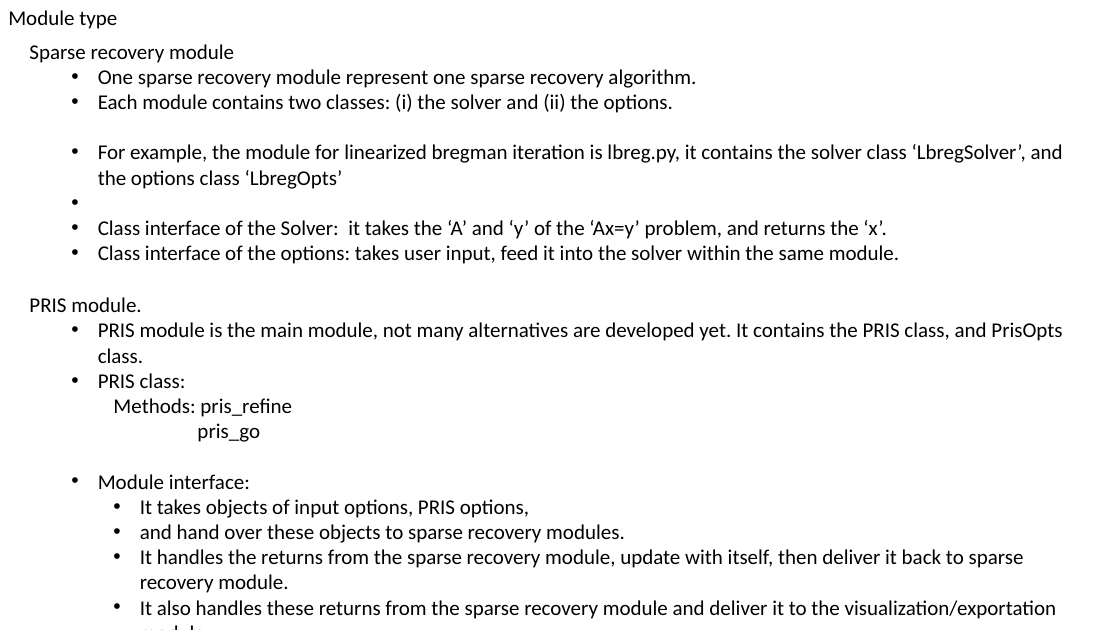
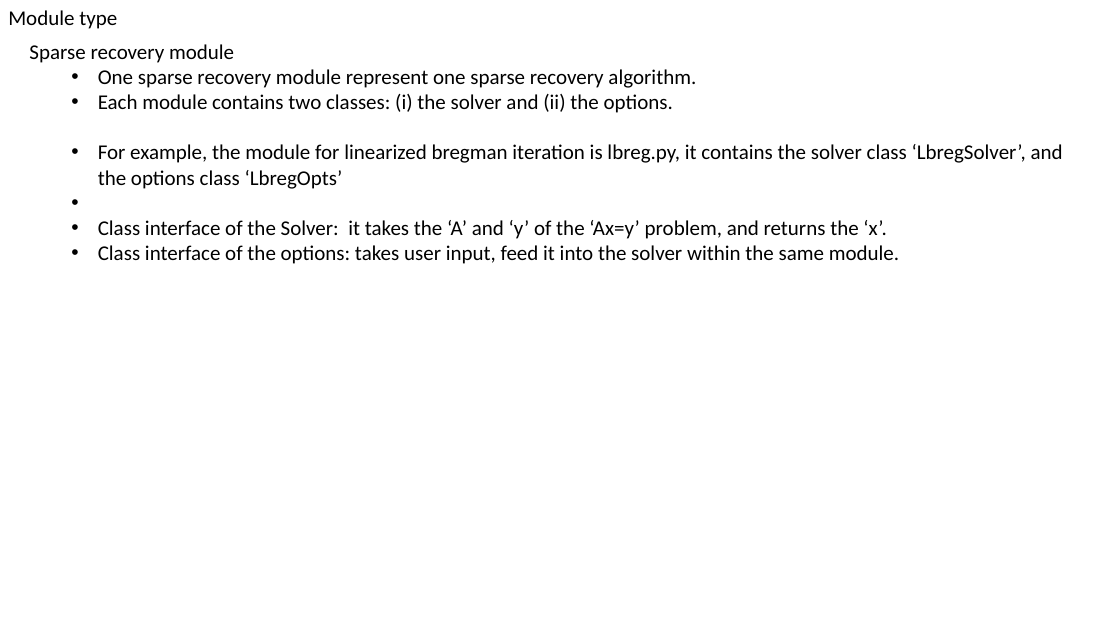
Before and after one commit to xiyuyi/PyPRIS, a slide deck: slide 4 of architecture.pptx (slide 3 before the commit). Drawn at 1120x630 pixels with LibreOffice and Linux fonts; fonts in the diff are those of the drawing. Boxes give left, top, right and bottom in pixels: in the first picture for what was removed or moved away, otherwise in the second. Text is boxed around its words. In the diff, an @@ line names an element or a change of style, - is before the commit and + after.

```diff
--- a/architecture.pptx
+++ b/architecture.pptx
@@ text removed at bbox=[29, 297, 1062, 619] @@
-PRIS module.
-  • PRIS module is the main module, not many alternatives are developed yet. It contains the PRIS class, and PrisOpts class.
-  • PRIS class:
-    Methods: pris_refine
-    pris_go
-  • Module interface:
-    • It takes objects of input options, PRIS options,
-    • and hand over these objects to sparse recovery modules.
-    • It handles the returns from the sparse recovery module, update with itself, then deliver it back to sparse recovery module.
-    • It also handles these returns from the sparse recovery module and deliver it to the visualization/exportation module.
```
Also in this commit, not shown: 1 other slide changed, 1 other file.
